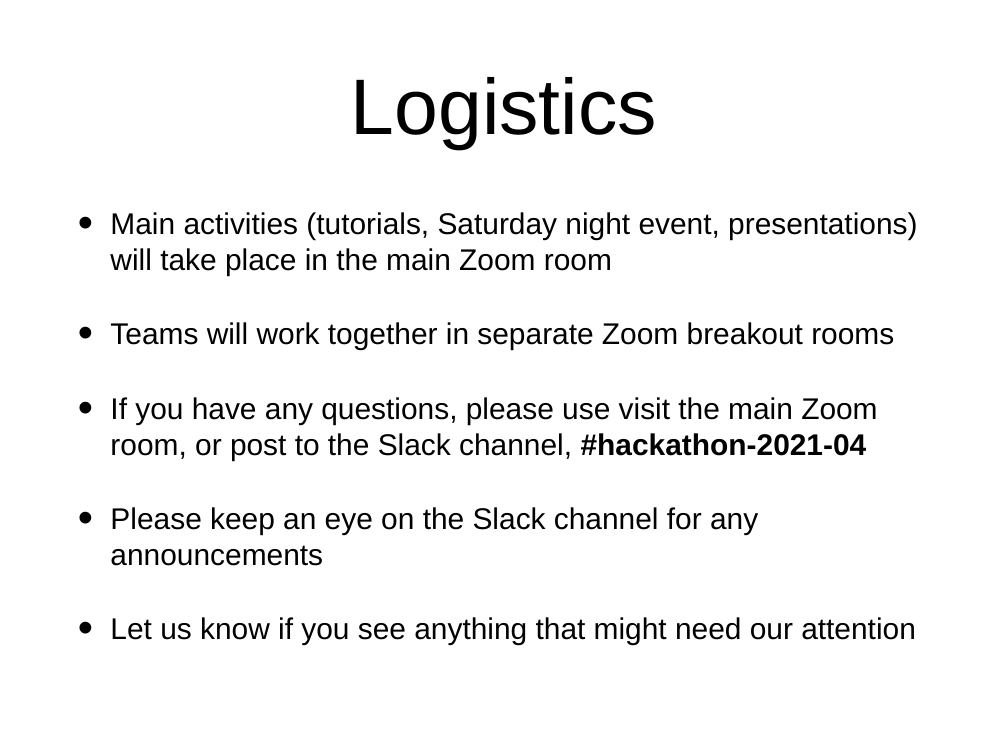
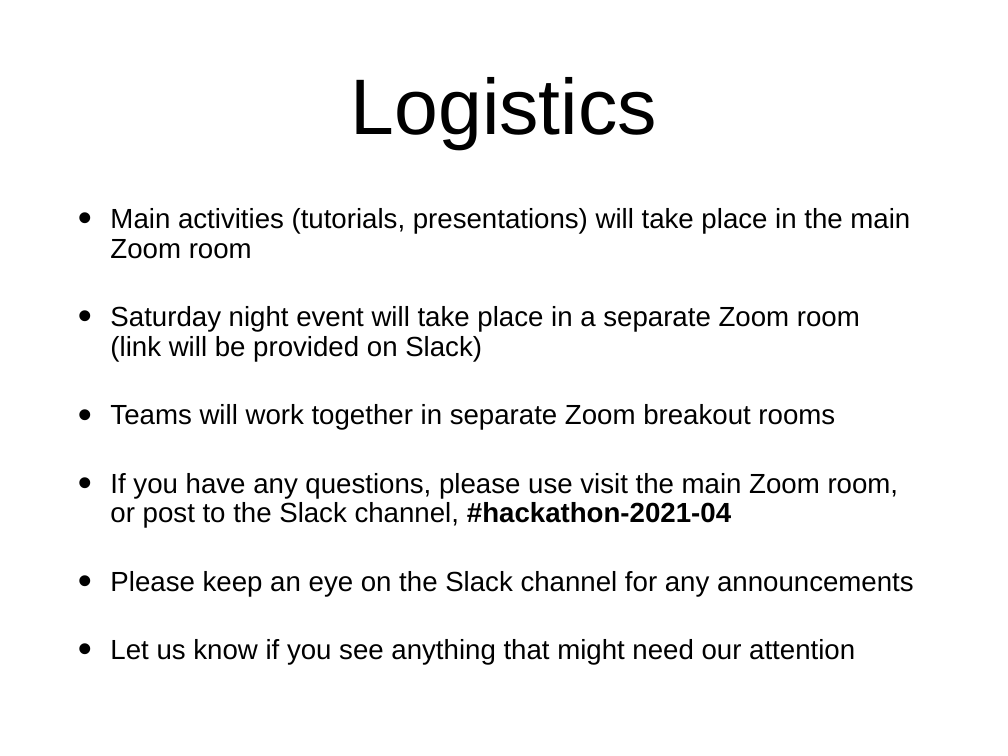
Before and after one commit to socalrug/hackathon-2021-04, a slide deck: slide 10 of admin/intro_slides/hackathon_intro_slides.pptx. Drawn at 1008x756 pixels with LibreOffice and Linux fonts; fonts in the diff are those of the drawing. Boxes give left, top, right and bottom in pixels: in the first picture for what was removed or moved away, otherwise in the second. Text is boxed around its words. In the diff, an @@ line names an element or a change of style, - is before the commit and + after.

```diff
--- a/admin/intro_slides/hackathon_intro_slides.pptx
+++ b/admin/intro_slides/hackathon_intro_slides.pptx
@@ text at bbox=[110, 208, 910, 362]: text changed; size 30.4 to 28.1 pt @@
-• Main activities (tutorials, Saturday night event, presentations) will take place in the main Zoom room
+• Main activities (tutorials, presentations) will take place in the main Zoom room
+• Saturday night event will take place in a separate Zoom room
+  (link will be provided on Slack)
@@ text at bbox=[110, 404, 914, 664]: size 30.4 to 28.1 pt in "Teams will work together in separate Zoom ...", "If you have any questions, please use ...", "Please keep an eye on the Slack ...", "Let us know if you see anything ..."; line spacing 1 to 0.9 @@
```
Also in this commit, not shown: 2 other slides changed, 2 other files.
